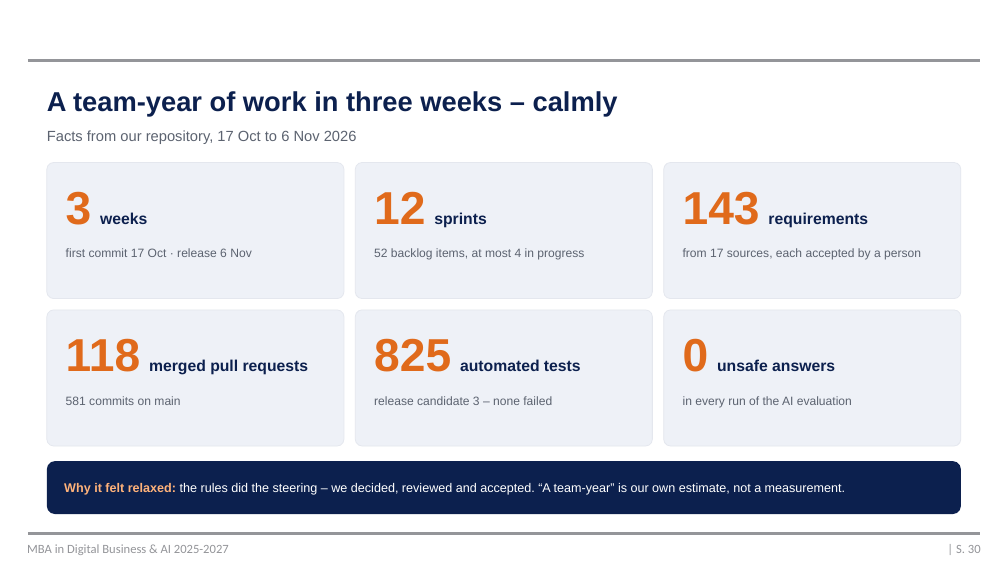
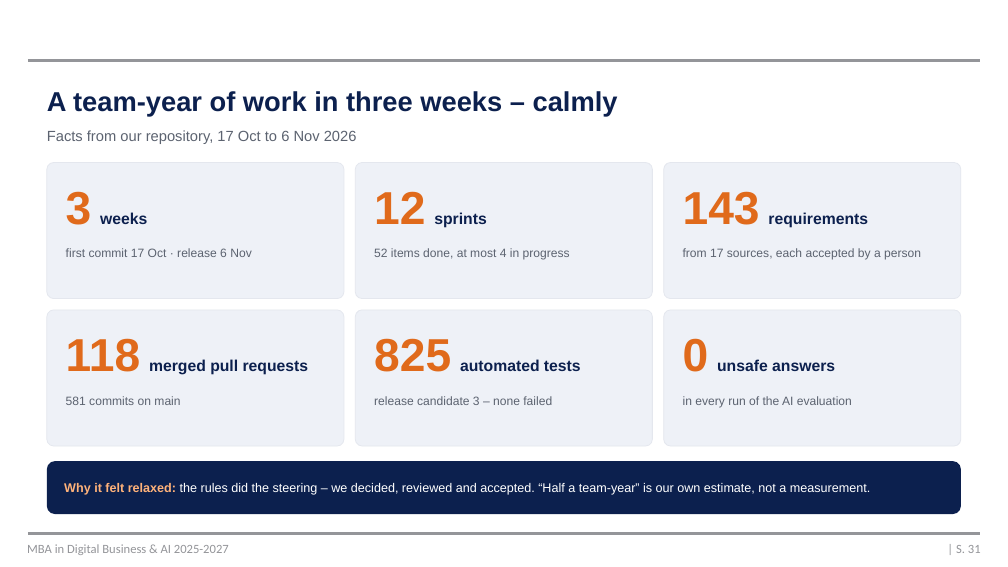
Before and after one commit to mrh421/Applied_AI_DAIY, a slide deck: slide 31 of presentation/DAIY_presentation_v6.pptx (slide 30 before the commit). Drawn at 1008x567 pixels with LibreOffice and Linux fonts; fonts in the diff are those of the drawing; background and template pictures are left out. Boxes give left, top, right and bottom in pixels: in the first picture for what was removed or moved away, otherwise in the second. Text is boxed around its words. In the diff, an @@ line names an element or a change of style, - is before the commit and + after.

```diff
--- a/presentation/DAIY_presentation_v6.pptx
+++ b/presentation/DAIY_presentation_v6.pptx
@@ text at <box>374,248,570,260</box>: text changed @@
-52 backlog items, at most 4 in progress
+52 items done, at most 4 in progress
@@ text at <box>64,483,870,495</box>: text changed @@
-Why it felt relaxed: the rules did the steering – we decided, reviewed and accepted. “A team-year” is our own estimate, not a measurement.
+Why it felt relaxed: the rules did the steering – we decided, reviewed and accepted. “Half a team-year” is our own estimate, not a measurement.
@@ page number at <box>956,545,981,553</box>: text changed @@
-| S. 30
+| S. 31
```
Also in this commit, not shown: 8 other slides changed, 1 slide added.
